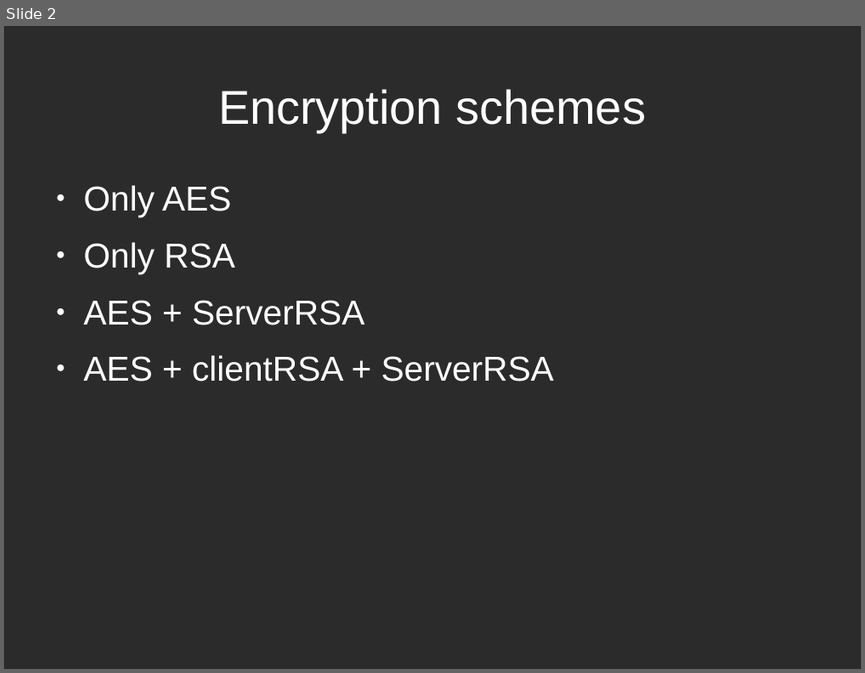
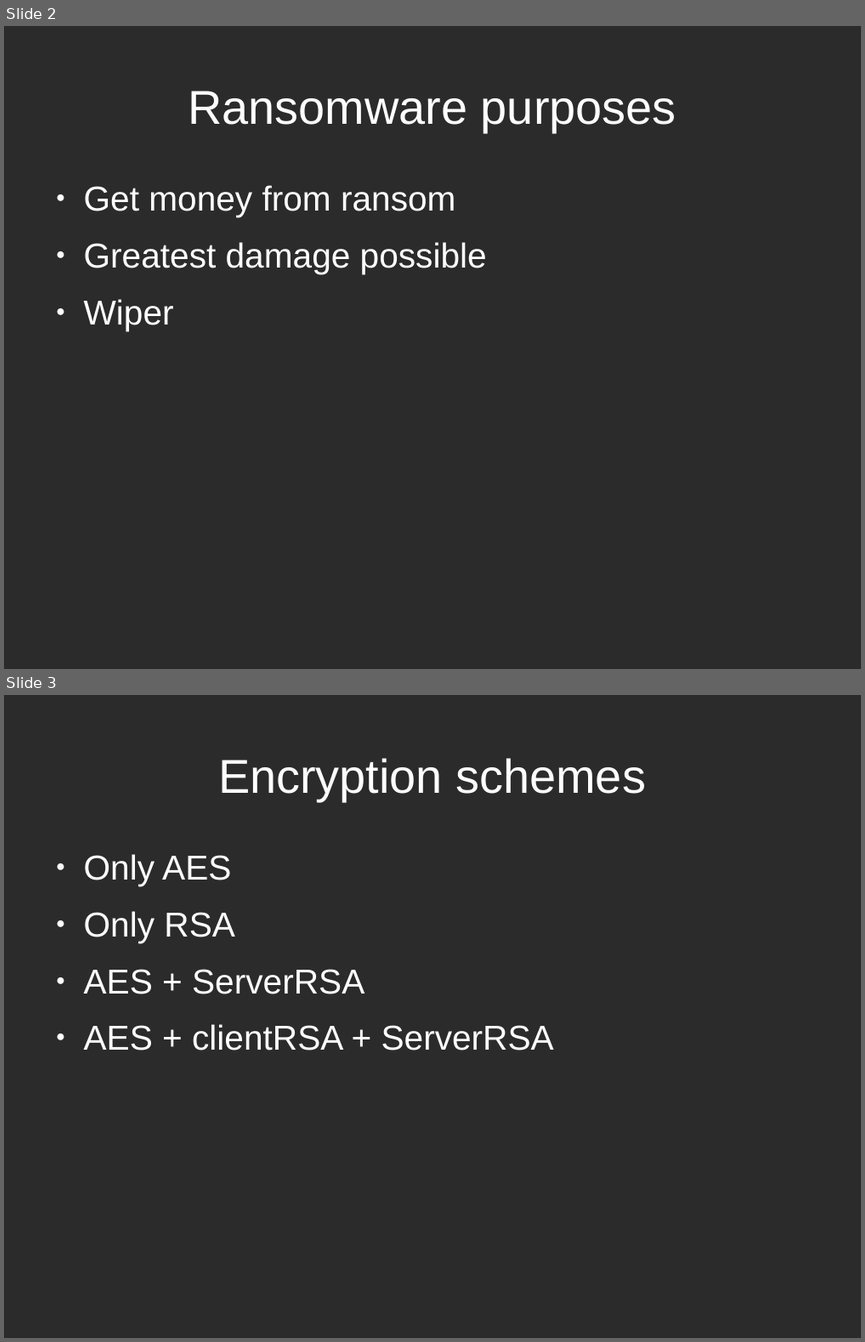
Before and after one commit to tarcisio-marinho/GonnaCry, a slide deck: Python/new_ransomware/na_beira_do_rio.odp. Shown one above the other, each under a label of ours: slide 2 before the commit, slides 2 and 3 after it. The pictures are 865x673 and 865x1342 pixels, drawn with LibreOffice and Linux fonts; fonts in the diff are those of the drawing; background and template pictures are left out; a plain dark background stands for a picture behind light text. Boxes give left, top, right and bottom in pixels: in the first picture for what was removed or moved away, otherwise in the second. Text is boxed around its words. In the diff, an @@ line names an element or a change of style, - is before the commit and + after.

```diff
--- a/Python/new_ransomware/na_beira_do_rio.odp
+++ b/Python/new_ransomware/na_beira_do_rio.odp
@@ slide 2 added at [4,26,861,669], background picture (left out) @@
@@ title added at [188,91,676,132], 44 pt, text #FFFFFF @@
+Ransomware purposes
@@ text added at [84,185,487,330], 32 pt, text #FFFFFF @@
+● Get money from ransom
+● Greatest damage possible
+● Wiper
@@ what was slide 2 is now slide 3 @@
```
Also in this commit, not shown: 3 slides changed.
